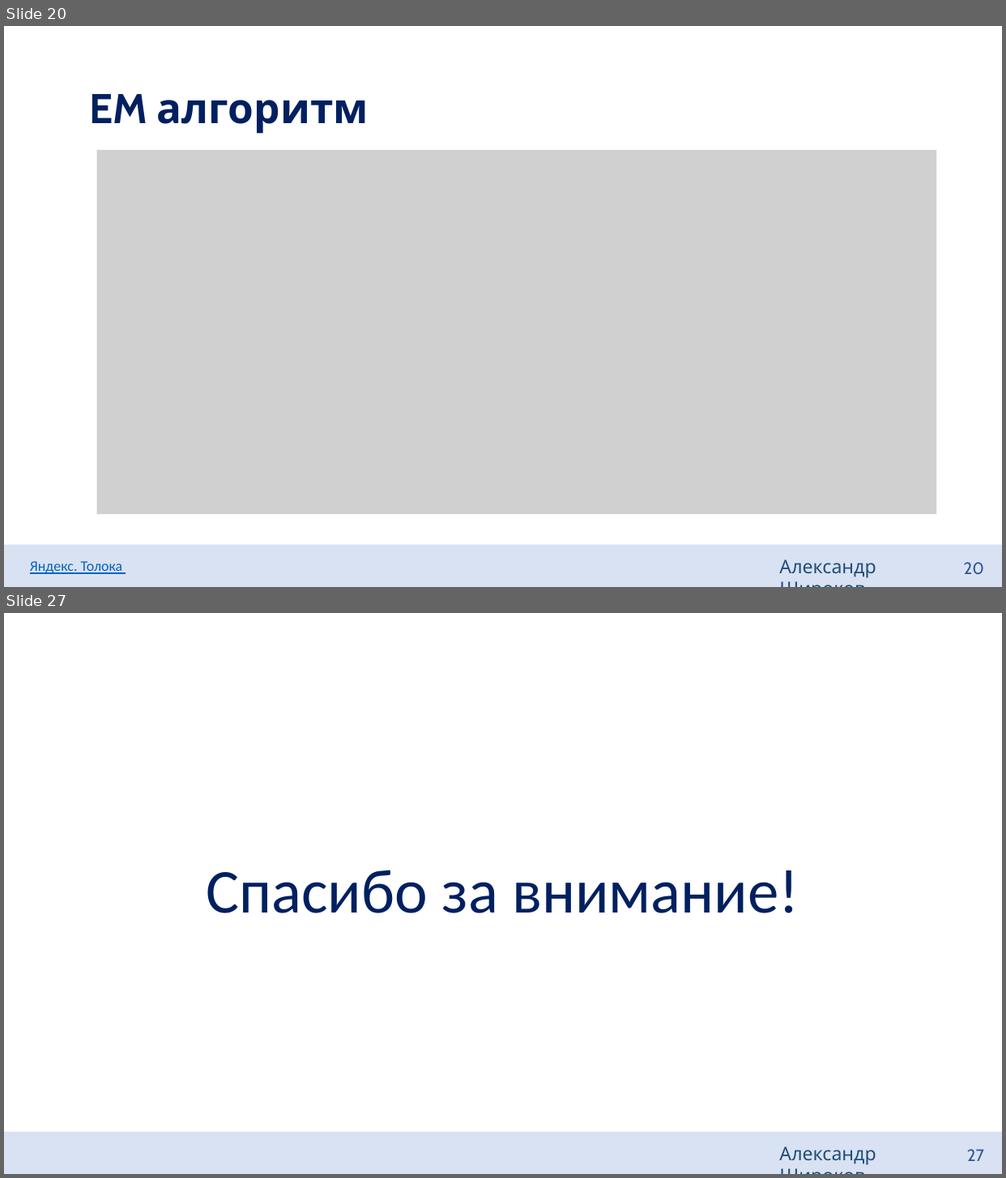
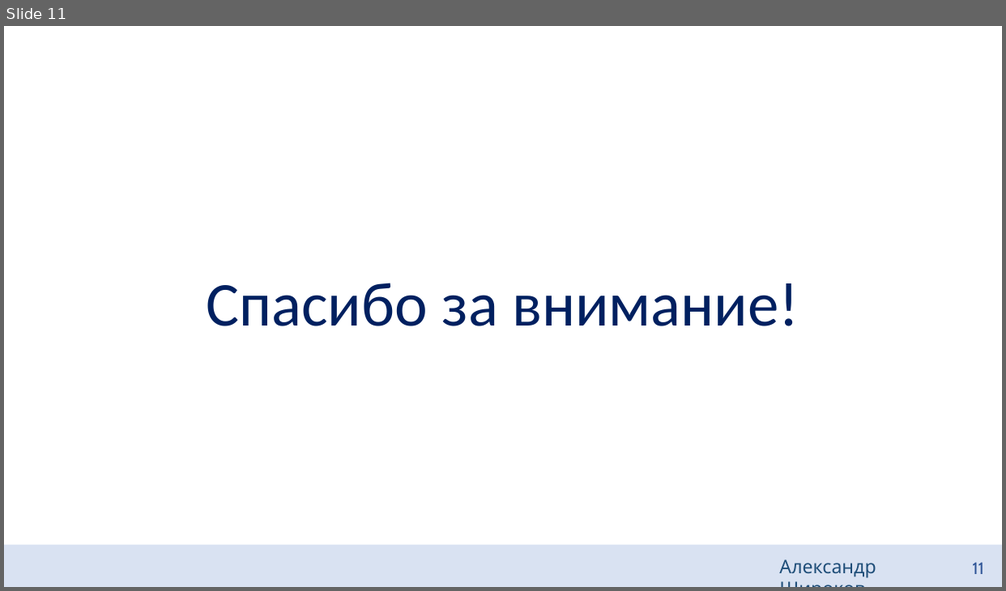
Before and after one commit to aptmess/diploma-paper, a slide deck: 03. conference (17.04.21)/conference.pptx. Shown one above the other, each under a label of ours: slides 20 and 27 before the commit, slide 11 after it; the slides between them are not shown. The pictures are 1006x1178 and 1006x591 pixels, drawn with LibreOffice and Linux fonts; fonts in the diff are those of the drawing; grey boxes stand for pictures. Boxes give left, top, right and bottom in pixels: in the first picture for what was removed or moved away, otherwise in the second. Text is boxed around its words. In the diff, an @@ line names an element or a change of style, - is before the commit and + after.

```diff
--- a/03. conference (17.04.21)/conference.pptx
+++ b/03. conference (17.04.21)/conference.pptx
@@ slide 20 removed at box(4, 26, 1002, 587), background #FFFFFF @@
@@ title removed at box(89, 94, 368, 134) @@
-EM алгоритм
@@ picture removed at box(97, 150, 937, 515) @@
@@ rectangle removed at box(4, 544, 1002, 587) @@
@@ text removed at box(779, 560, 876, 578) @@
-Александр Широков
@@ text removed at box(30, 561, 123, 574) @@
-Яндекс. Толока
@@ page number removed at box(964, 562, 984, 575) @@
-20
@@ what was slide 27 is now slide 11 @@
@@ page number at box(972, 562, 984, 574): text changed @@
-27
+11
```
Also in this commit, not shown: 9 slides added, 24 other slides removed, 1 other file.
